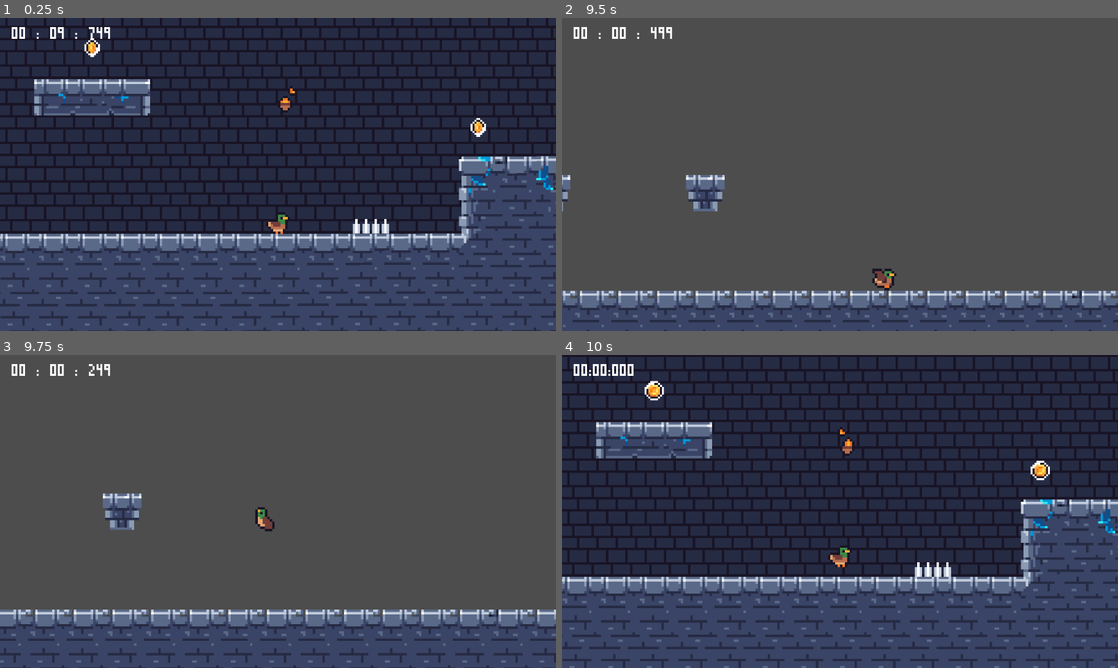
Above: before the commit, frames 1-4 (two rows, left to right).
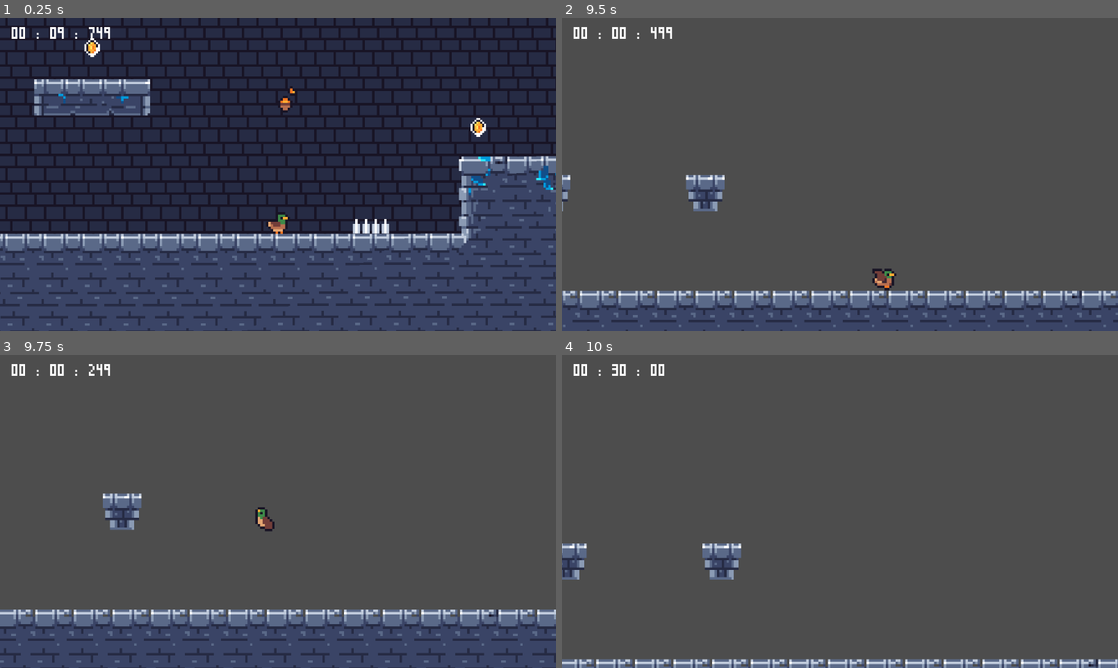
Above: after the commit, the same moments.

Repository: Lmwebb/GMTK-2025-LoopPond
Game: Godot game, scene res://scene/game.tscn
Same seed, same stepped clock (60 frames per second), same inputs: the game is played once before the commit and once after it.
Inputs:
- Up to frame 1 (0.25 s): no input
- Up to frame 2 (9.5 s): hold D (move_right) 0.53-2.03 s; tap Space (glide) every 0.75 s from 0.6 to 8.85 s; hold Left (move_left) 2.03-2.78 s; hold D (move_right) 2.78-4.28 s; hold Left (move_left) 4.28-5.03 s; hold D (move_right) 5.03-5.78 s; hold Left (move_left) 5.78-7.28 s; hold D (move_right) from 7.28 s (still down)
- Up to frame 3 (9.75 s): release D (move_right) at 9.53 s; hold Left (move_left) from 9.53 s (still down); tap Space (glide) at 9.6 s
- Up to frame 4 (10 s): keep holding Left (move_left)

Frames 1-3 are identical in both runs. In frame 4, 99% of the frame differs, in the area x 0-100%, y 0-100%.

Commit message:
feat: player, and clock reset fixed

Diff:
--- a/gmtk-2025/scripts/clock.gd
+++ b/gmtk-2025/scripts/clock.gd
@@ -2,19 +2,15 @@
 
 @onready var label: Label = $"."
 @onready var timer: Timer = $"../Timer"
-@onready var player: CharacterBody2D = $Player
+@onready var player: CharacterBody2D = get_node("/root/Game/Player")
 
 var time = 10
 signal timer_done()
 
 func _ready() -> void:
-	print("GlobalTimer just before time", int(GlobalTimer.timer))
 	time += GlobalTimer.timer
-	print("this is time", time)
 	timer.wait_time = time
-	# Maybe change
 	GlobalTimer.timer = 0
-	print(timer.wait_time, "timer wait time")
 	timer.start()
 
 func _process(delta):
@@ -32,7 +28,5 @@
 	return actual_string
 
 func _on_timer_timeout() -> void:
-	get_tree().reload_current_scene()
-	#_ready()
-	#player.reset_position()
-	#emit_signal("Timer is done", timer_done)
+	_ready()
+	player._reset_player()
--- a/gmtk-2025/scripts/player.gd
+++ b/gmtk-2025/scripts/player.gd
@@ -1,4 +1,6 @@
 extends CharacterBody2D
+
+@onready var animated_sprite_2d: AnimatedSprite2D = $AnimatedSprite2D
 
 
 const SPEED = 100.0
@@ -6,8 +8,13 @@
 
 var glide_fall = 20
 var glide_state = false
+var initial_position: Vector2
 
-@onready var animated_sprite_2d: AnimatedSprite2D = $AnimatedSprite2D
+func _ready():
+	initial_position = position
+
+func _reset_player():
+	position = initial_position
 
 func _physics_process(delta: float) -> void:
 
@@ -29,7 +36,6 @@
 
 	if glide_state == true:
 		velocity.y = glide_fall
-
 
 	# flip sprite
 	if direction > 0:
